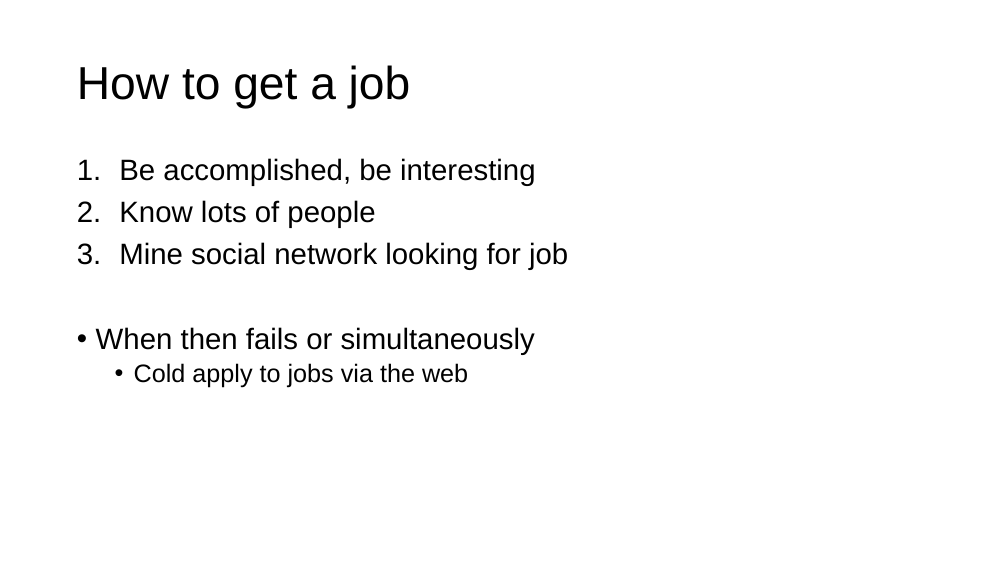
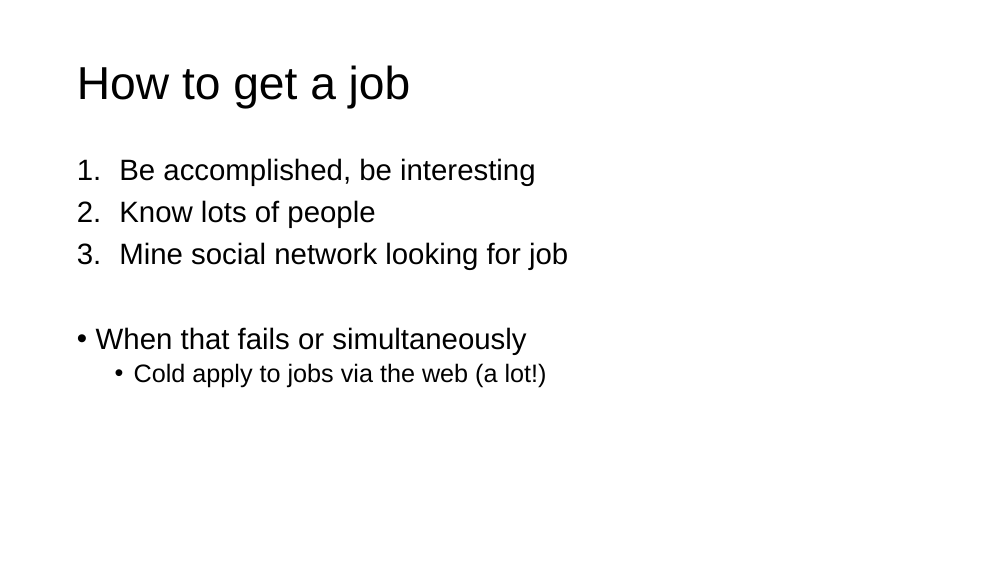
Before and after one commit to parrt/msds689, a slide deck: slide 9 of notes/welcome.pptx. Drawn at 1008x567 pixels with LibreOffice and Linux fonts; fonts in the diff are those of the drawing; background and template pictures are left out. Boxes give left, top, right and bottom in pixels: in the first picture for what was removed or moved away, otherwise in the second. Text is boxed around its words. In the diff, an @@ line names an element or a change of style, - is before the commit and + after.

```diff
--- a/notes/welcome.pptx
+++ b/notes/welcome.pptx
@@ text at (96,327,547,388): text changed; size 28 to 24 pt @@
-• When then fails or simultaneously
-  • Cold apply to jobs via the web
+• When that fails or simultaneously
+  • Cold apply to jobs via the web (a lot!)
```
Also in this commit, not shown: 4 other slides changed, 7 other files.
